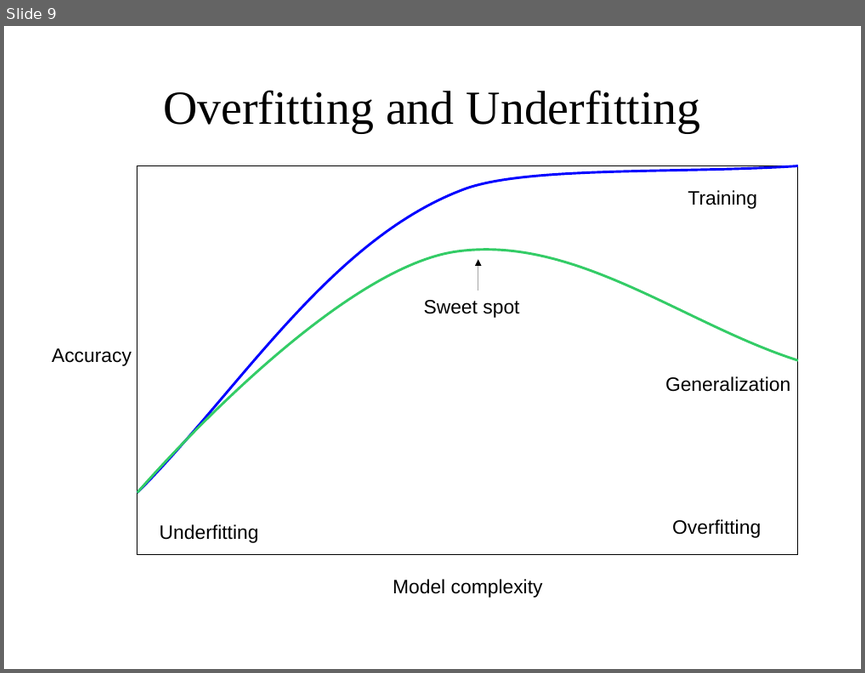
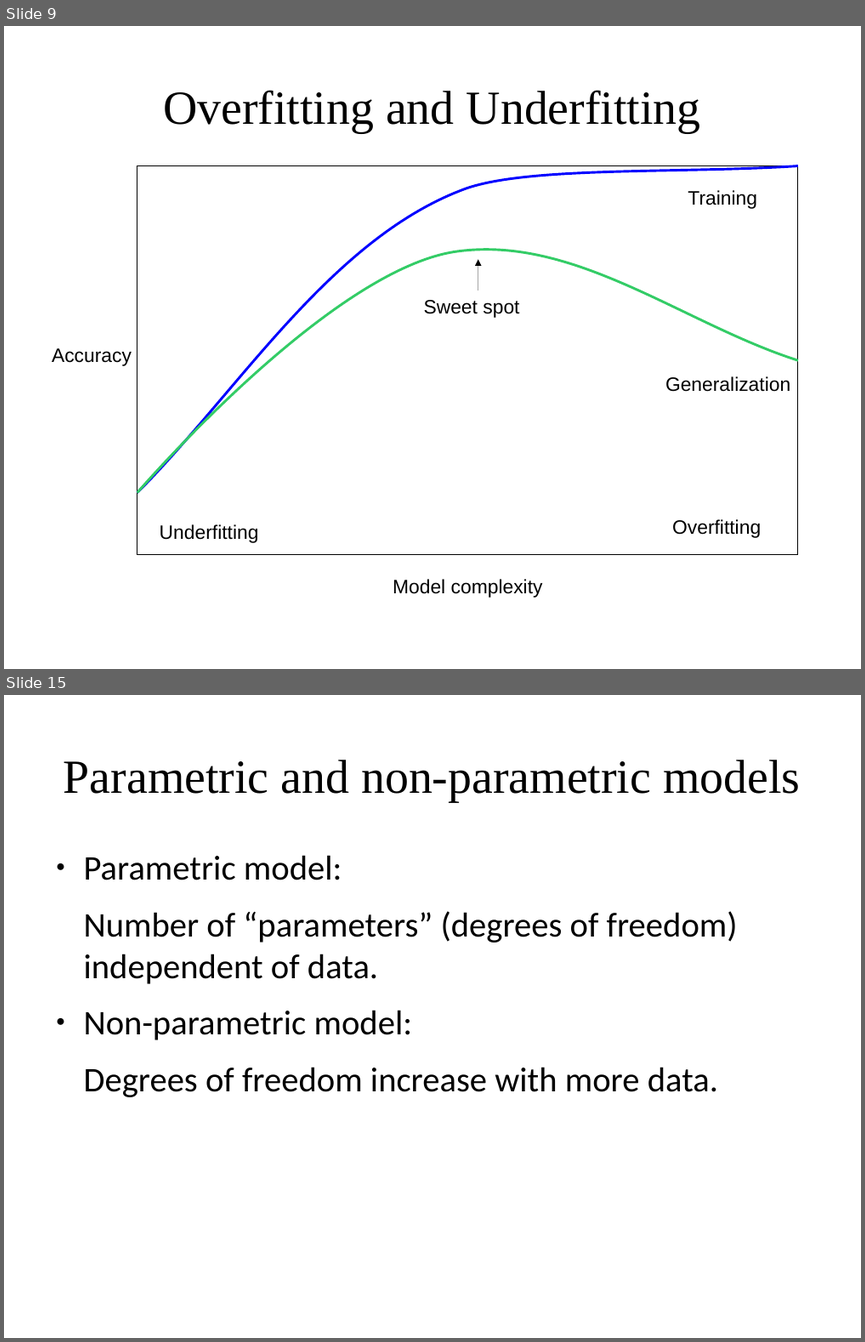
Before and after one commit to amueller/applied_ml_spring_2017, a slide deck: slides/aml-04-013017.odp. Shown one above the other, each under a label of ours: slide 9 before the commit, slides 9 and 15 after it; the slides between them are not shown. The pictures are 865x673 and 865x1342 pixels, drawn with LibreOffice and Linux fonts; fonts in the diff are those of the drawing. Boxes give left, top, right and bottom in pixels: in the first picture for what was removed or moved away, otherwise in the second. Text is boxed around its words. In the diff, an @@ line names an element or a change of style, - is before the commit and + after.

```diff
--- a/slides/aml-04-013017.odp
+++ b/slides/aml-04-013017.odp
@@ slide 15 added at <box>4,695,861,1338</box>, background #FFFFFF @@
@@ title added at <box>64,760,800,802</box>, 44 pt, text #000000 @@
+Parametric and non-parametric models
@@ text added at <box>84,855,738,1097</box>, 32 pt, text #000000 @@
+● Parametric model:
+Number of “parameters” (degrees of freedom) independent of data.
+● Non-parametric model:
+Degrees of freedom increase with more data.
```
Also in this commit, not shown: 8 slides changed, 21 other slides added, 4 slides removed, 1 other file.
